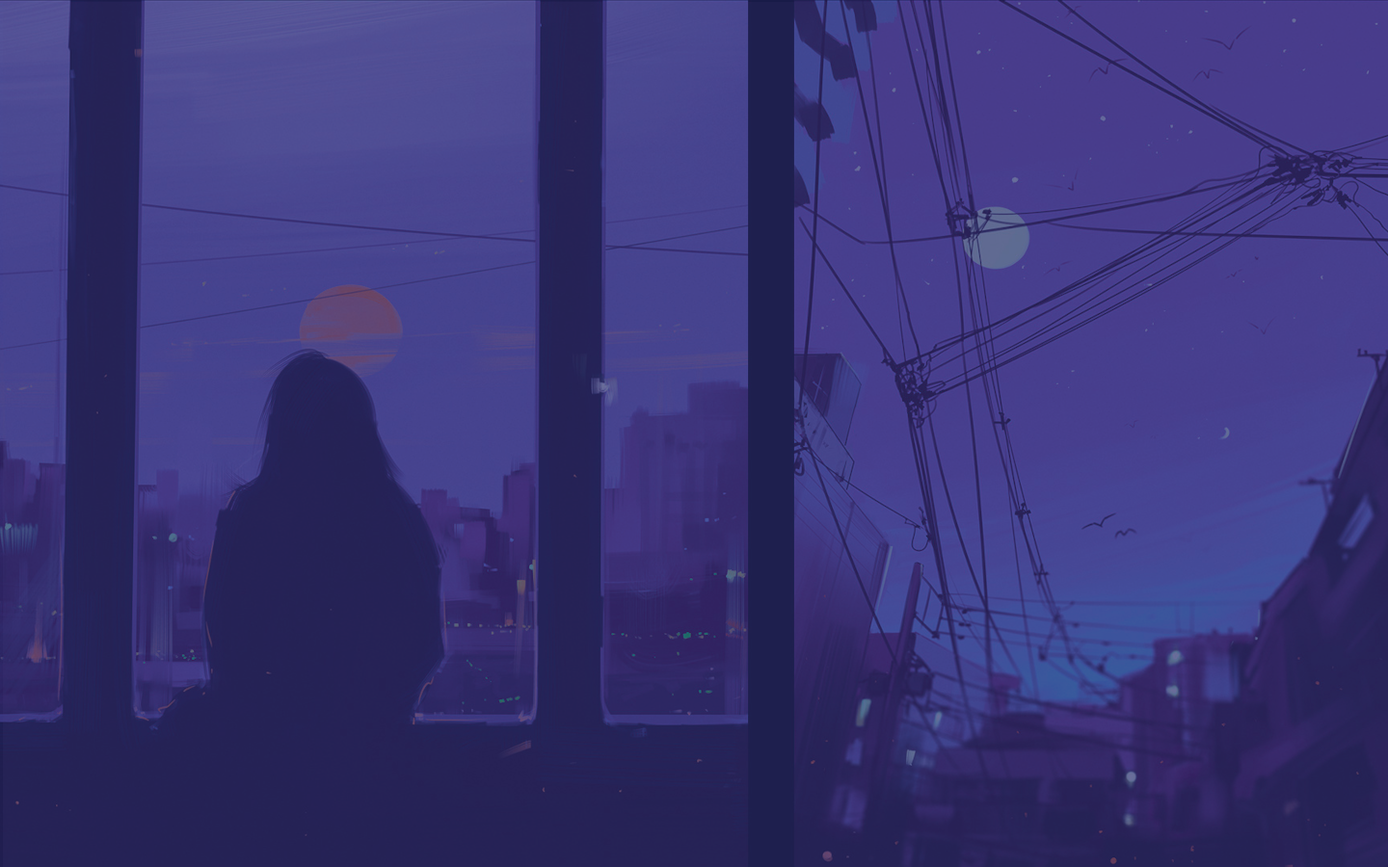
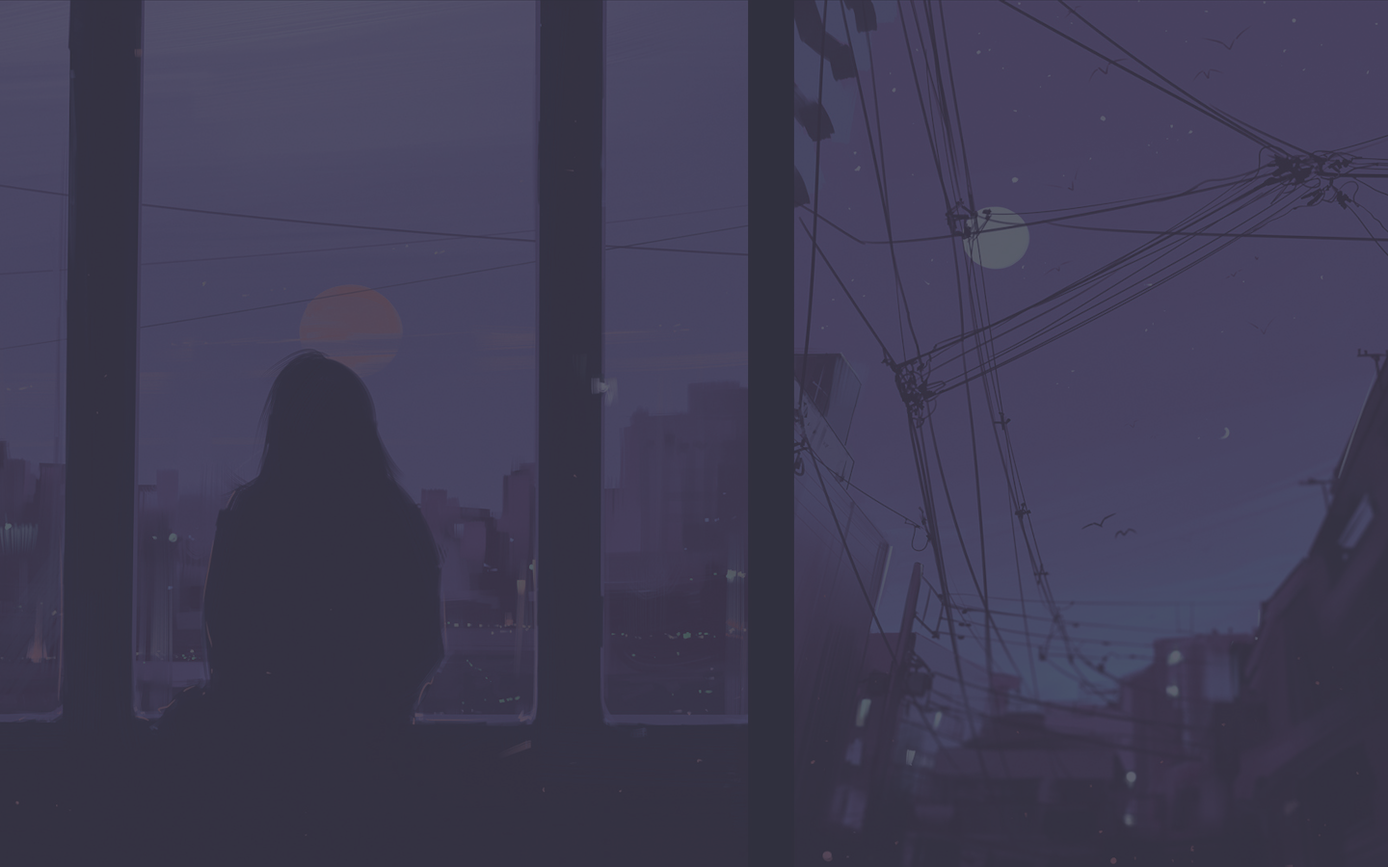
Layer changes from the first 1388 × 867 image to the second:
removed layer "Pasted Layer #3" (was color, 15%) over (0, 0, 1388, 867)
removed layer "Pasted Layer #2" (was 20%) over (0, 0, 1388, 867)
added layer "Layer #4" (15%) above "Layer #1" over (0, 0, 1388, 867)
added layer "Layer #1" (30%) above "Layer #2" over (0, 0, 1388, 867)
added layer "Layer #2" (15%) above "Layer" over (0, 0, 1388, 867)
added layer "Layer" (color, 60%) above "Layer #3" over (0, 0, 1388, 867)
"Layer #3": opacity 10% → 3%, blend normal → lighten, painted on it over (0, 0, 1388, 867)
removed layer "Pasted Layer #1" (was color, 50%) over (0, 0, 1388, 867)
painted on "alena-aenami-s41k.jpg" over (0, 0, 1388, 867)
